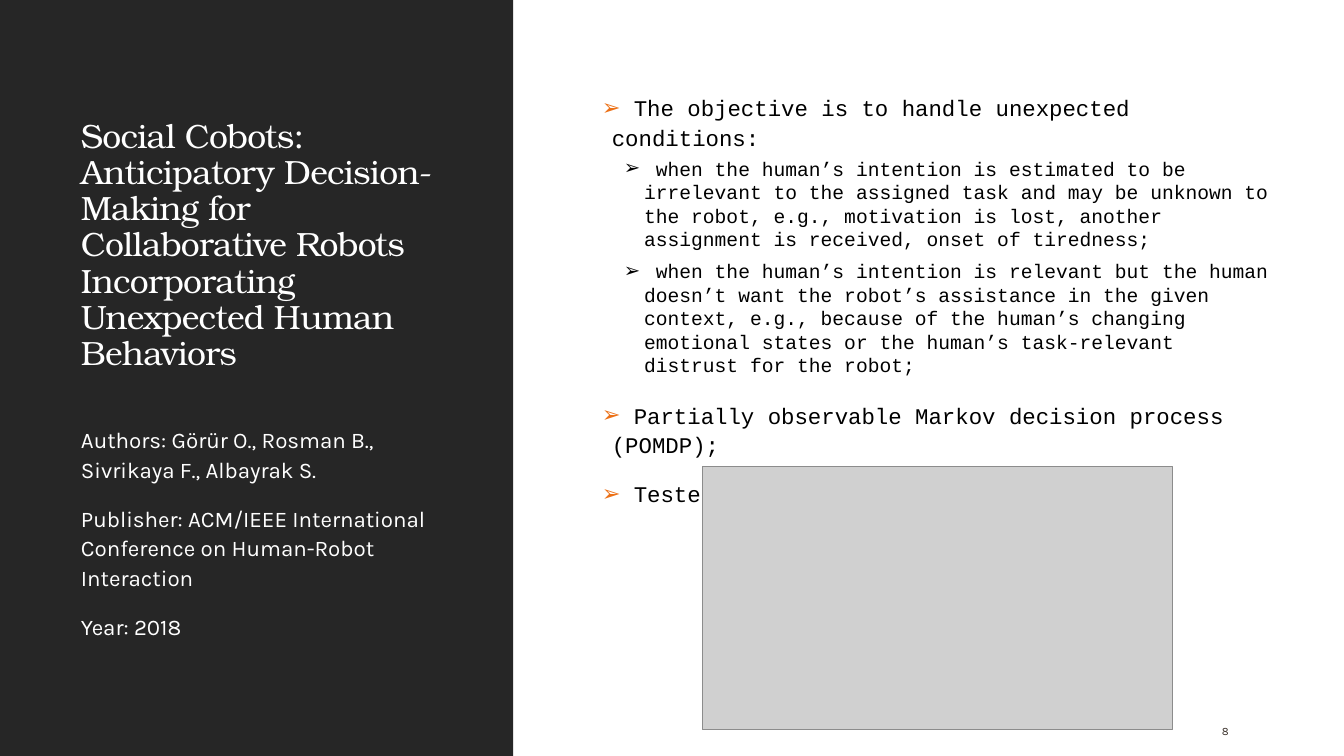
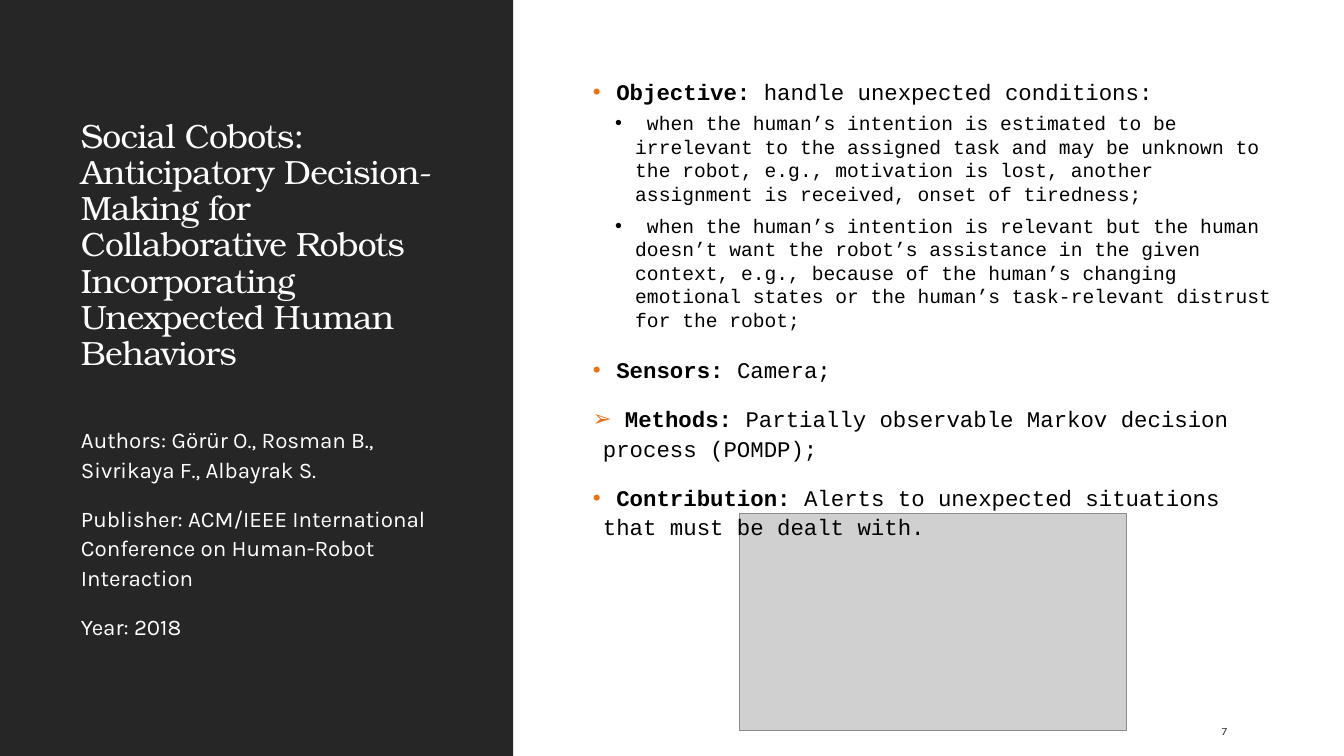
Before and after one commit to pedromiglou/MRSI_Thesis_Action_Anticipation, a slide deck: slide 7 of Robot Action Anticipation for Collaborative Assembly Tasks.pptx (slide 8 before the commit). Drawn at 1344x756 pixels with LibreOffice and Linux fonts; fonts in the diff are those of the drawing; grey boxes stand for pictures. Boxes give left, top, right and bottom in pixels: in the first picture for what was removed or moved away, otherwise in the second. Text is boxed around its words. In the diff, an @@ line names an element or a change of style, - is before the commit and + after.

```diff
--- a/Robot Action Anticipation for Collaborative Assembly Tasks.pptx
+++ b/Robot Action Anticipation for Collaborative Assembly Tasks.pptx
@@ text "Objective: handle unexpected conditions:": place and size @@
-text "Objective: handle unexpected conditions:" at [612, 100, 1268, 509]
+text "Objective: handle unexpected conditions:" at [603, 84, 1271, 542]
@@ text at [616, 84, 1152, 105]: text changed @@
-➢ The objective is to handle unexpected conditions:
+• Objective: handle unexpected conditions:
@@ text at [635, 116, 1271, 331]: bullet ➢ to • @@
@@ text at [603, 363, 1228, 542]: text changed @@
-➢ Partially observable Markov decision process (POMDP);
-➢ Tested in Simulation.
+• Sensors: Camera;
+➢ Methods: Partially observable Markov decision process (POMDP);
+• Contribution: Alerts to unexpected situations that must be dealt with.
@@ picture: place and size @@
-picture at [703, 467, 1174, 730]
+picture at [739, 513, 1127, 731]
@@ page number at [1222, 728, 1227, 735]: text changed @@
-8
+7
```
Also in this commit, not shown: 5 other slides changed, 1 slide added, 2 slides removed, 12 other files.
